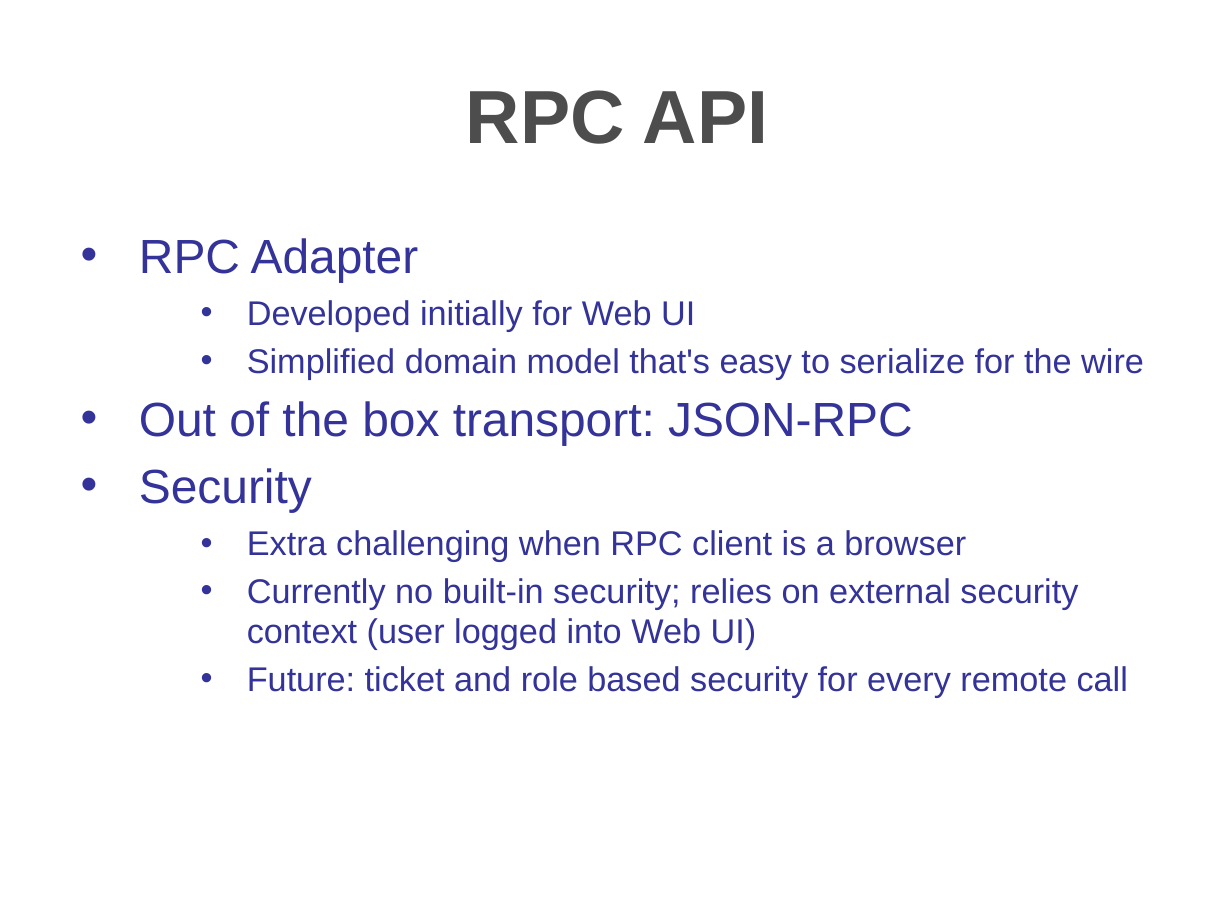
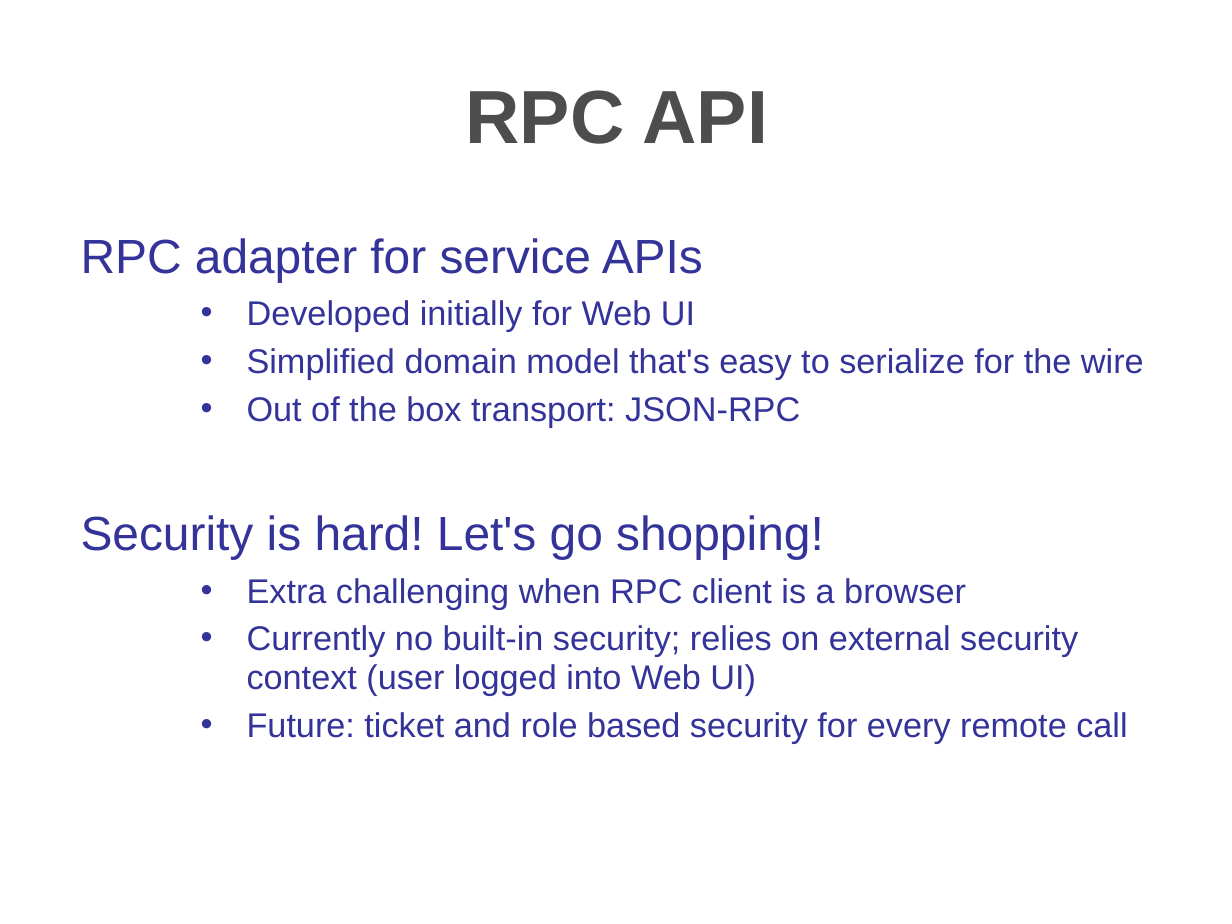
Before and after one commit to hzbarcea/cosmo, a slide deck: slide 25 of src/docs/presentations/apachecon2006.ppt. Drawn at 1232x924 pixels with LibreOffice and Linux fonts; fonts in the diff are those of the drawing; background and template pictures are left out. Boxes give left, top, right and bottom in pixels: in the first picture for what was removed or moved away, otherwise in the second. Text is boxed around its words. In the diff, an @@ line names an element or a change of style, - is before the commit and + after.

```diff
--- a/src/docs/presentations/apachecon2006.ppt
+++ b/src/docs/presentations/apachecon2006.ppt
@@ text at (81,238,703,282): text changed @@
-• RPC Adapter
+RPC adapter for service APIs
@@ text at (247,300,1144,744): size 28 to 20 pt in "Out of the box transport: JSON-RPC"; indent changed; line spacing 23pt to 22.9pt; list level 1 to 3 in "Out of the box transport: ..."; line spacing 33.2pt to 22.9pt @@
@@ text at (81,515,824,559): text changed @@
-• Security
+Security is hard! Let's go shopping!
```
Also in this commit, not shown: 23 other slides changed, 10 slides added, 6 slides removed.
